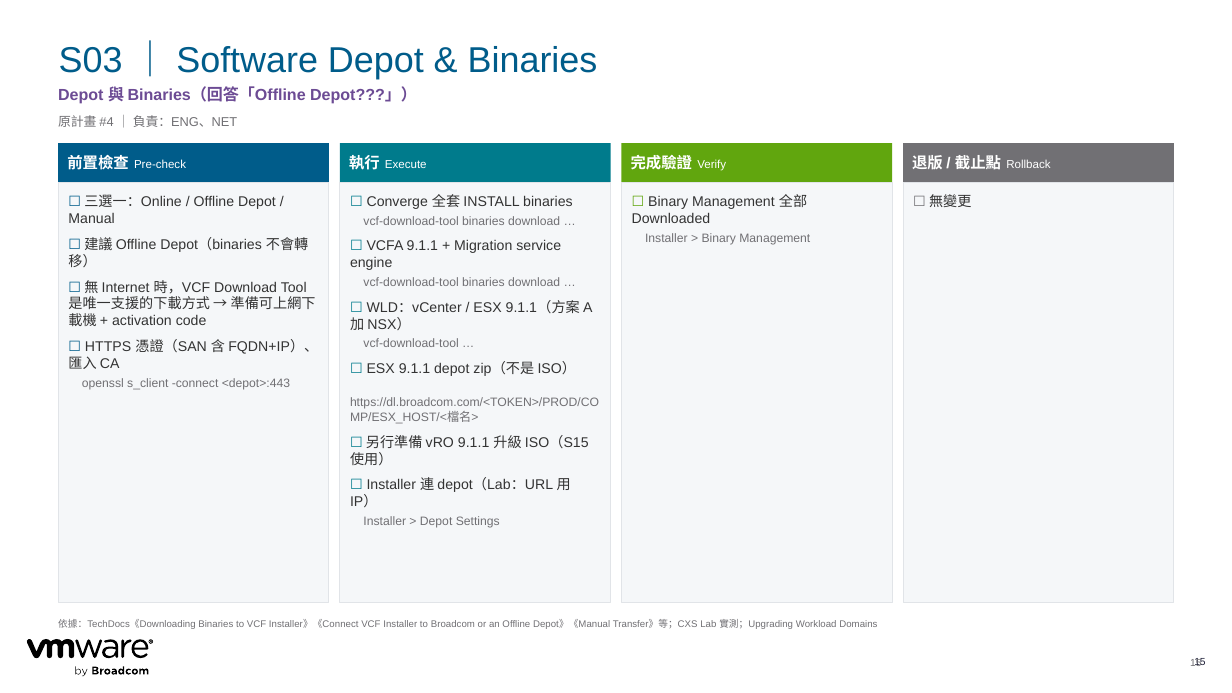
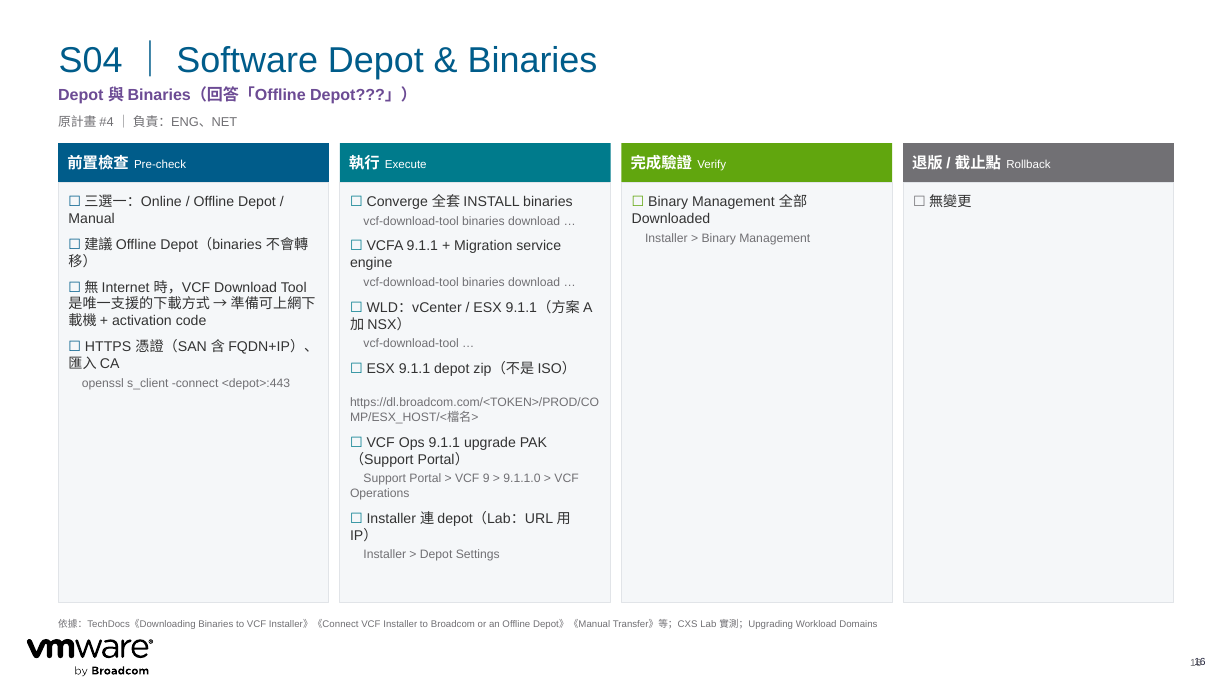
Before and after one commit to kostenyang/cc-vcf911-plan, a slide deck: slide 16 of out/CTBC_VCF911_Converge_Import_Plan.pptx (slide 15 before the commit). Drawn at 1232x693 pixels with LibreOffice and Linux fonts; fonts in the diff are those of the drawing. Boxes give left, top, right and bottom in pixels: in the first picture for what was removed or moved away, otherwise in the second. Text is boxed around its words. In the diff, an @@ line names an element or a change of style, - is before the commit and + after.

```diff
--- a/out/CTBC_VCF911_Converge_Import_Plan.pptx
+++ b/out/CTBC_VCF911_Converge_Import_Plan.pptx
@@ title at (59, 46, 598, 79): text changed @@
-S03 ｜ Software Depot & Binaries
+S04 ｜ Software Depot & Binaries
@@ text at (350, 437, 578, 500): text changed; size 11 to 9.5 pt; text colour #333333 to #717074 @@
-☐ 另行準備 vRO 9.1.1 升級 ISO（S15 使用）
+☐ VCF Ops 9.1.1 upgrade PAK（Support Portal）
+Support Portal > VCF 9 > 9.1.1.0 > VCF Operations
@@ page number at (1190, 658, 1201, 666): text changed @@
-15
+16
@@ page number at (1194, 658, 1205, 666): text changed @@
-15
+16
```
Also in this commit, not shown: 21 other slides changed, 5 other files.
